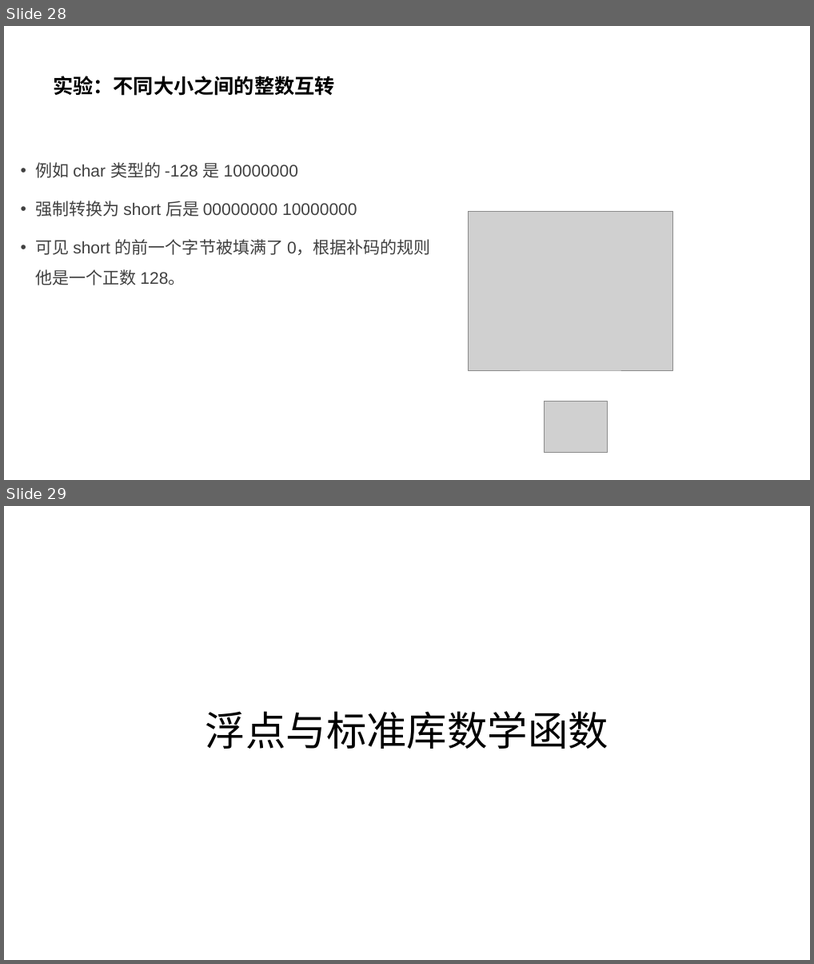
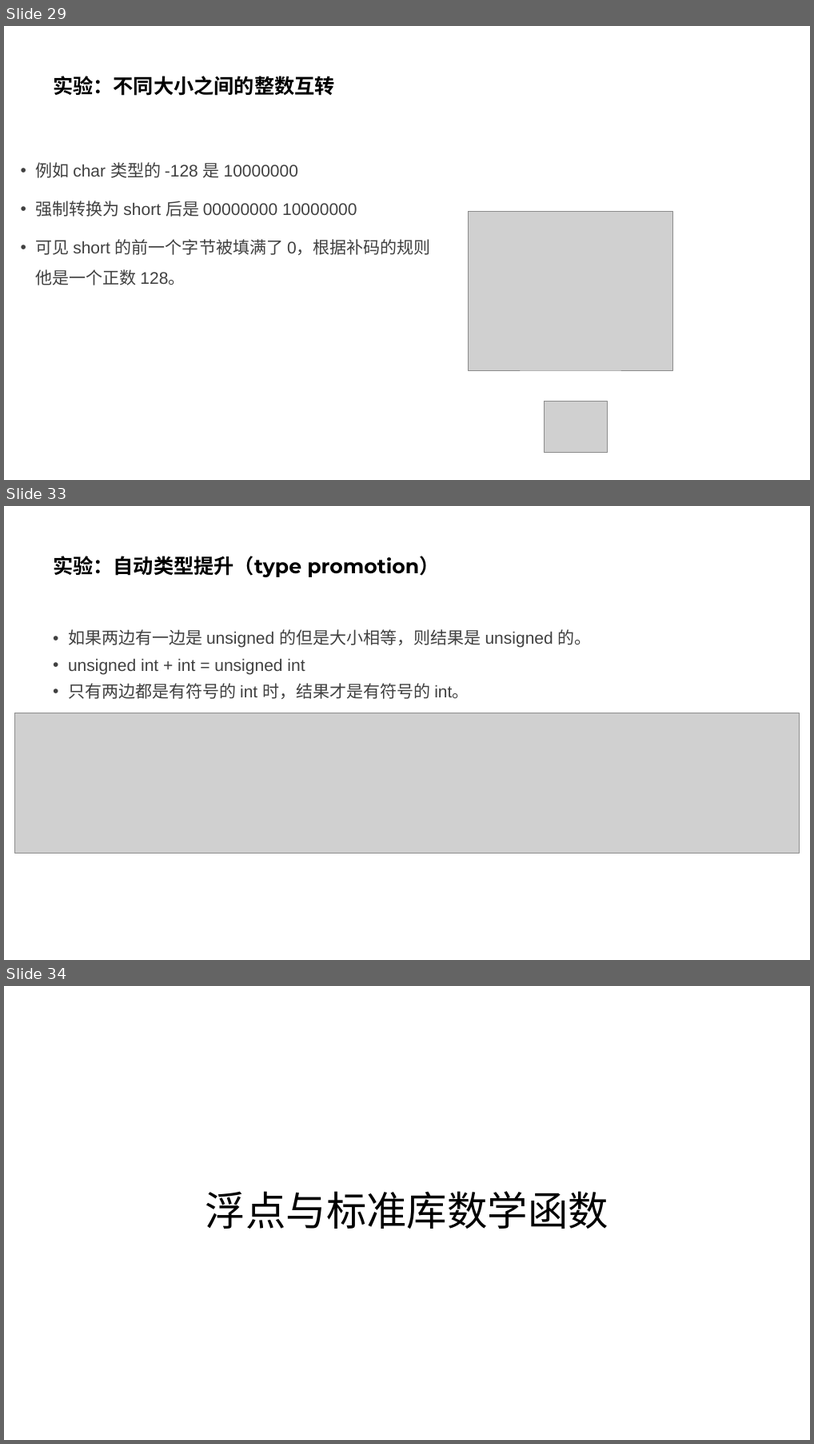
Before and after one commit to parallel101/course, a slide deck: 12/slides.pptx. Shown one above the other, each under a label of ours: slides 28 and 29 before the commit, slides 29, 33 and 34 after it; the slides between them are not shown. The pictures are 814x964 and 814x1444 pixels, drawn with LibreOffice and Linux fonts; fonts in the diff are those of the drawing; grey boxes stand for pictures. Boxes give left, top, right and bottom in pixels: in the first picture for what was removed or moved away, otherwise in the second. Text is boxed around its words. In the diff, an @@ line names an element or a change of style, - is before the commit and + after.

```diff
--- a/12/slides.pptx
+++ b/12/slides.pptx
@@ slide 33 added at (x1=4, y1=506, x2=810, y2=960), background #FFFFFF @@
@@ title added at (x1=53, y1=556, x2=439, y2=577), 24 pt, text #000000, bold @@
+实验：自动类型提升（type promotion）
@@ text added at (x1=68, y1=629, x2=592, y2=699), 20 pt, text #404040 @@
+• 如果两边有一边是 unsigned 的但是大小相等，则结果是 unsigned 的。
+• unsigned int + int = unsigned int
+• 只有两边都是有符号的 int 时，结果才是有符号的 int。
@@ picture added at (x1=15, y1=713, x2=799, y2=853) @@
@@ what was slide 28 is now slide 29 @@
@@ what was slide 29 is now slide 34 @@
```
Also in this commit, not shown: 4 slides changed, 6 other slides added, 9 other files.
